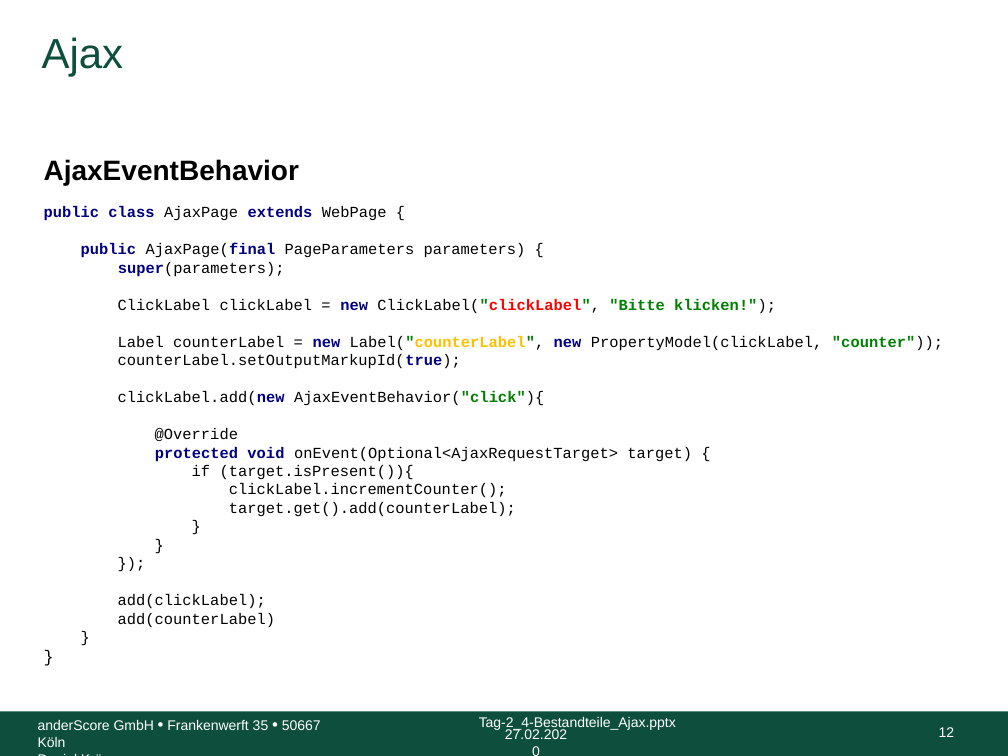
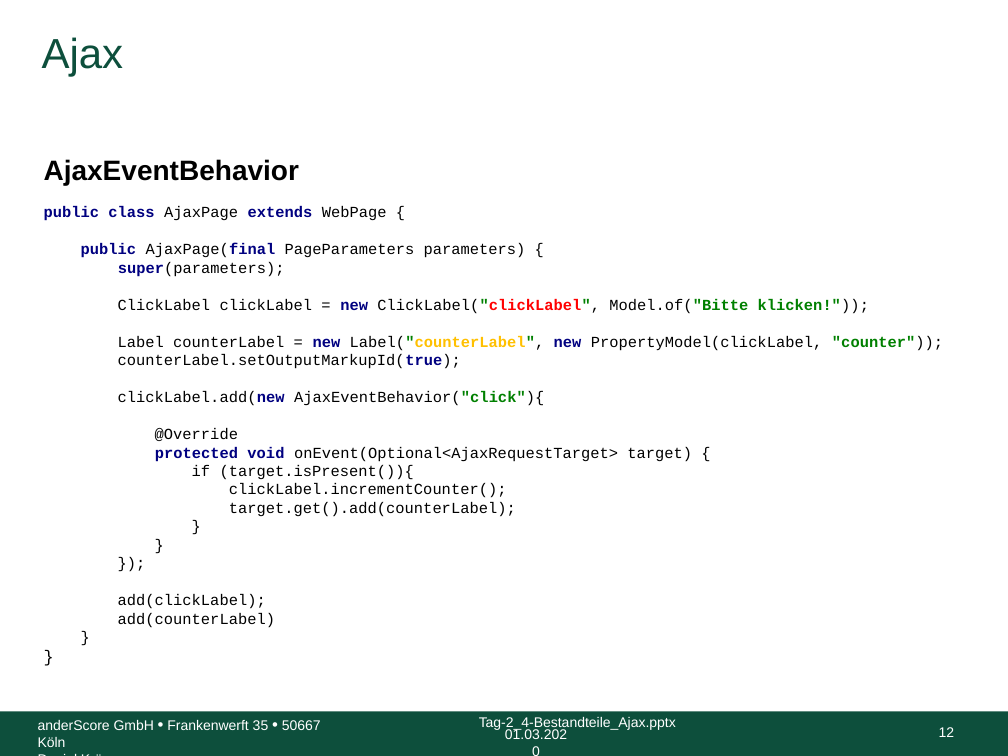
Before and after one commit to anderscore-gmbh/wicket-training, a slide deck: slide 12 of slides/Tag-2_4-Bestandteile_Ajax.pptx. Drawn at 1008x756 pixels with LibreOffice and Linux fonts; fonts in the diff are those of the drawing; background and template pictures are left out. Boxes give left, top, right and bottom in pixels: in the first picture for what was removed or moved away, otherwise in the second. Text is boxed around its words. In the diff, an @@ line names an element or a change of style, - is before the commit and + after.

```diff
--- a/slides/Tag-2_4-Bestandteile_Ajax.pptx
+++ b/slides/Tag-2_4-Bestandteile_Ajax.pptx
@@ text at [44,206,869,314]: text changed @@
-public class AjaxPage extends WebPage {
-public AjaxPage(final PageParameters parameters) {
-super(parameters);
-ClickLabel clickLabel = new ClickLabel("clickLabel", "Bitte klicken!");
+public class AjaxPage extends WebPage {
+public AjaxPage(final PageParameters parameters) {
+super(parameters);
+ClickLabel clickLabel = new ClickLabel("clickLabel", Model.of("Bitte klicken!"));
@@ text at [505,729,567,739]: text changed @@
-27.02.2020
+01.03.2020
```
Also in this commit, not shown: 11 other slides changed, 11 other files.
